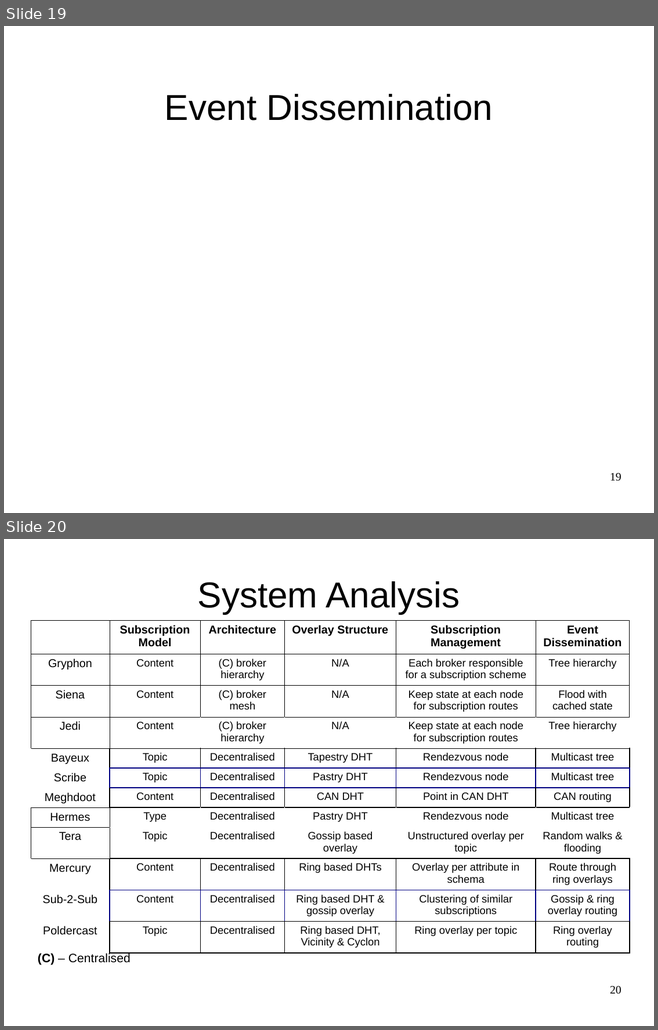
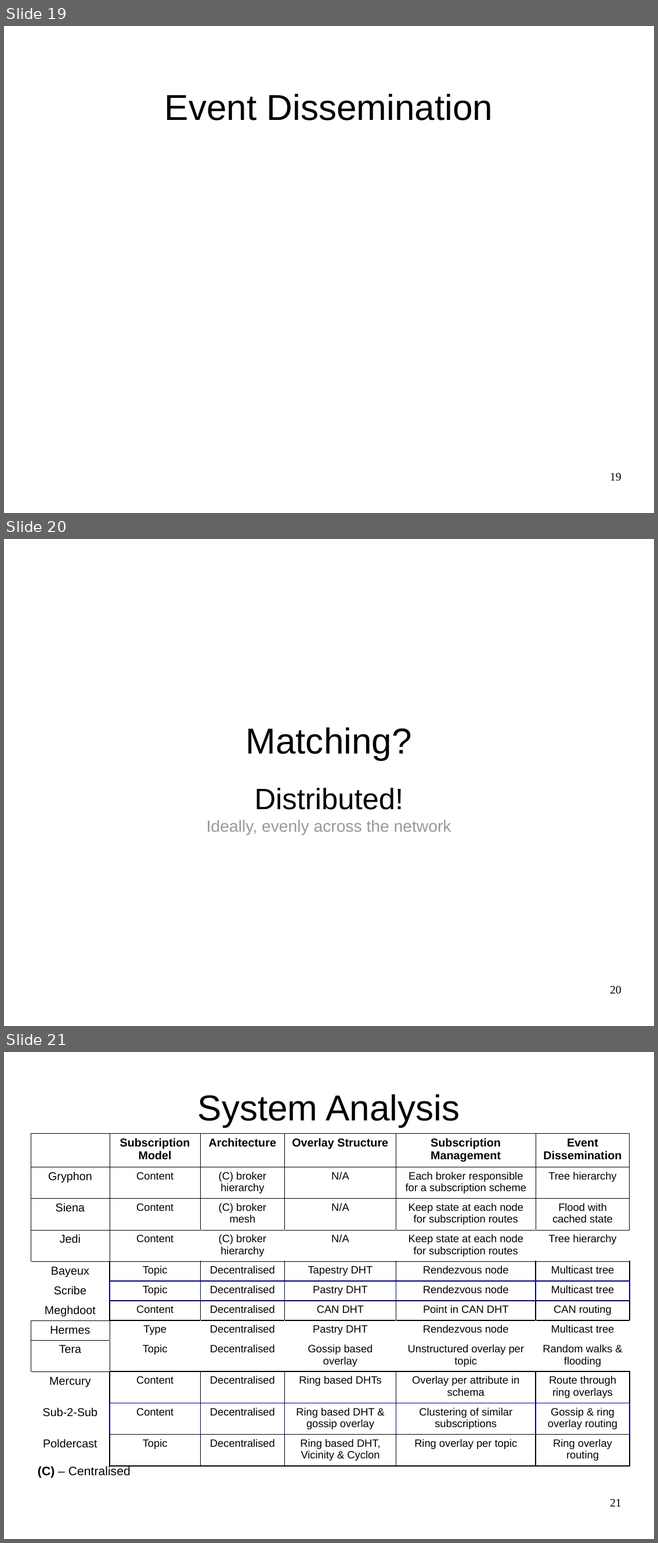
Before and after one commit to JGAntunes/pulsarcast, a slide deck: project-report/presentation.odp. Shown one above the other, each under a label of ours: slides 19 and 20 before the commit, slides 19, 20 and 21 after it. The pictures are 658x1030 and 658x1543 pixels, drawn with LibreOffice and Linux fonts; fonts in the diff are those of the drawing; background and template pictures are left out. Boxes give left, top, right and bottom in pixels: in the first picture for what was removed or moved away, otherwise in the second. Text is boxed around its words. In the diff, an @@ line names an element or a change of style, - is before the commit and + after.

```diff
--- a/project-report/presentation.odp
+++ b/project-report/presentation.odp
@@ slide 20 added at (4,539,654,1026), background #FFFFFF @@
@@ title added at (246,727,412,761), 44 pt, text #000000 @@
+Matching?
@@ subtitle added at (206,788,451,835), 20 pt, text #999999 @@
+Distributed!
+Ideally, evenly across the network
@@ page number added at (610,986,621,994), 14 pt, text #000000 @@
+20
@@ what was slide 20 is now slide 21 @@
@@ page number at (610,1499,621,1507): text changed @@
-20
+21
```
Also in this commit, not shown: 3 slides changed, 2 other slides added, 1 slide removed, 1 other file.
